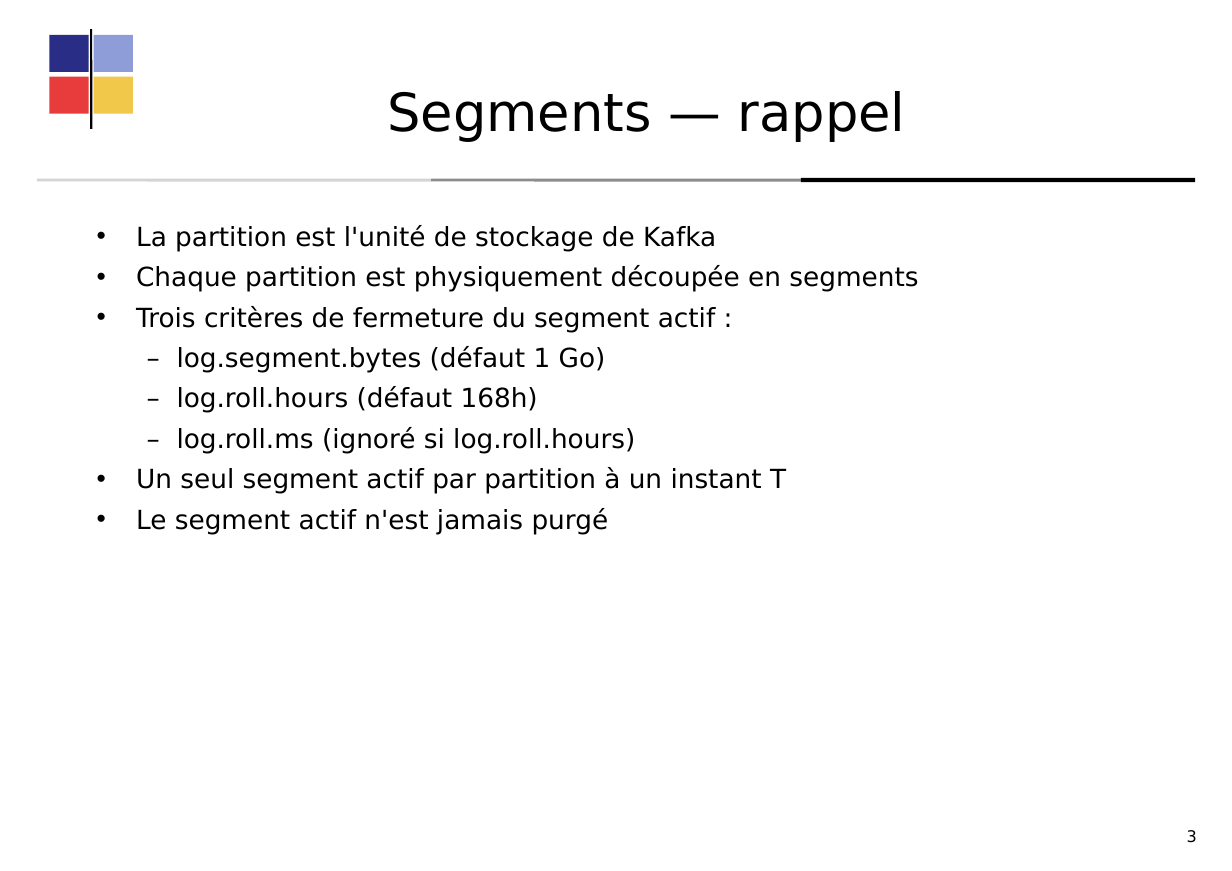
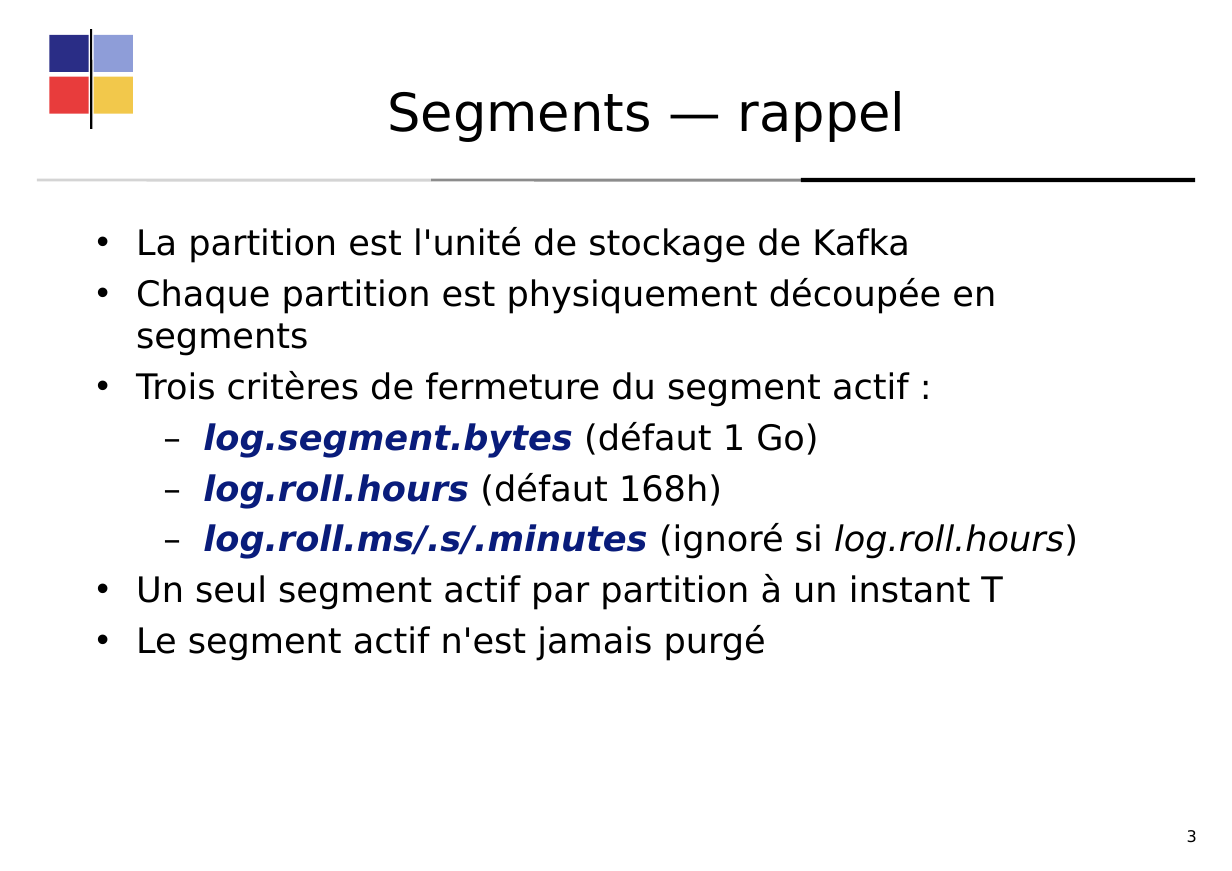
Before and after one commit to dthibau/kafka, a slide deck: slide 199 of KafkaAdmin.odp. Drawn at 1232x871 pixels with LibreOffice and Linux fonts; fonts in the diff are those of the drawing. Boxes give left, top, right and bottom in pixels: in the first picture for what was removed or moved away, otherwise in the second. Text is boxed around its words. In the diff, an @@ line names an element or a change of style, - is before the commit and + after.

```diff
--- a/KafkaAdmin.odp
+++ b/KafkaAdmin.odp
@@ text at (x1=136, y1=227, x2=1002, y2=661): size 18 to 24 pt in "La partition est l'unité de stockage de ...", "Chaque partition est physiquement découpée en segments", "Trois critères de fermeture du segment actif ...", "– log.segment.bytes (défaut 1 Go)" and 3 more places; text colour #000000 to #091C7B, bold on, italic on in "log.segment.bytes", "log.roll.hours" @@
@@ text at (x1=203, y1=523, x2=1078, y2=559): text changed; size 18 to 24 pt; italic on @@
-– log.roll.ms (ignoré si log.roll.hours)
+– log.roll.ms/.s/.minutes (ignoré si log.roll.hours)
```
Also in this commit, not shown: 29 other slides changed, 9 slides added, 3 slides removed, 1 other file.
